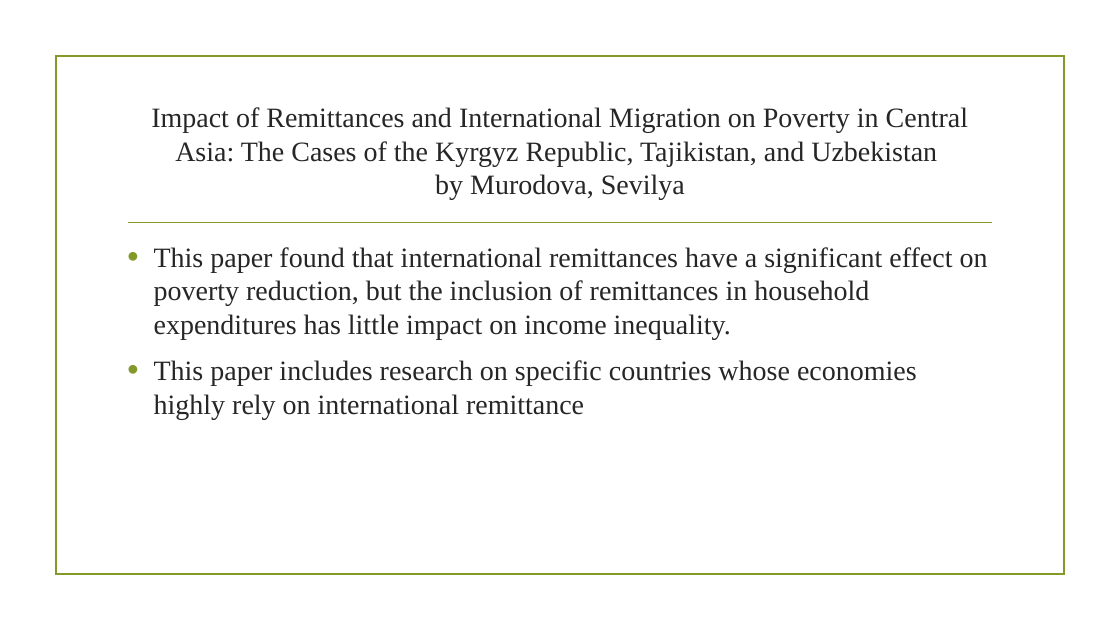
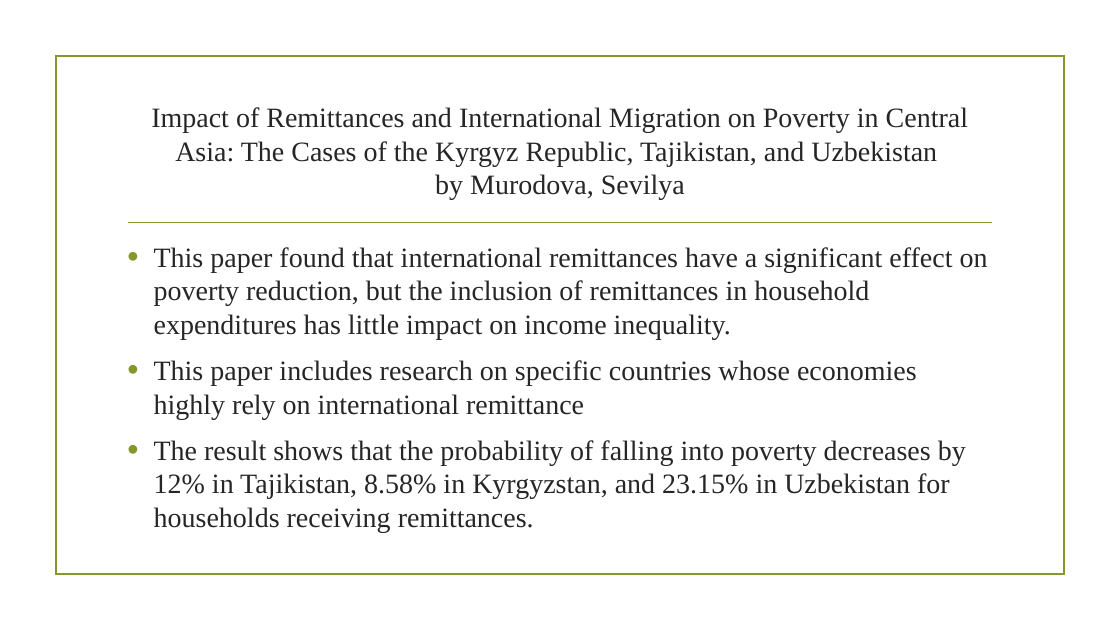
Before and after one commit to HYL7/ECON456-Thesis-Heyang_Liu, a slide deck: slide 6 of presentations/Topic Proposal Presentation.pptx. Drawn at 1120x630 pixels with LibreOffice and Linux fonts; fonts in the diff are those of the drawing; background and template pictures are left out. Boxes give left, top, right and bottom in pixels: in the first picture for what was removed or moved away, otherwise in the second. Text is boxed around its words. In the diff, an @@ line names an element or a change of style, - is before the commit and + after.

```diff
--- a/presentations/Topic Proposal Presentation.pptx
+++ b/presentations/Topic Proposal Presentation.pptx
@@ text at bbox=[154, 440, 966, 533]: paragraph added @@
+• The result shows that the probability of falling into poverty decreases by 12% in Tajikistan, 8.58% in Kyrgyzstan, and 23.15% in Uzbekistan for households receiving remittances.
```
Also in this commit, not shown: 3 other slides changed, 1 slide added, 1 other file.
